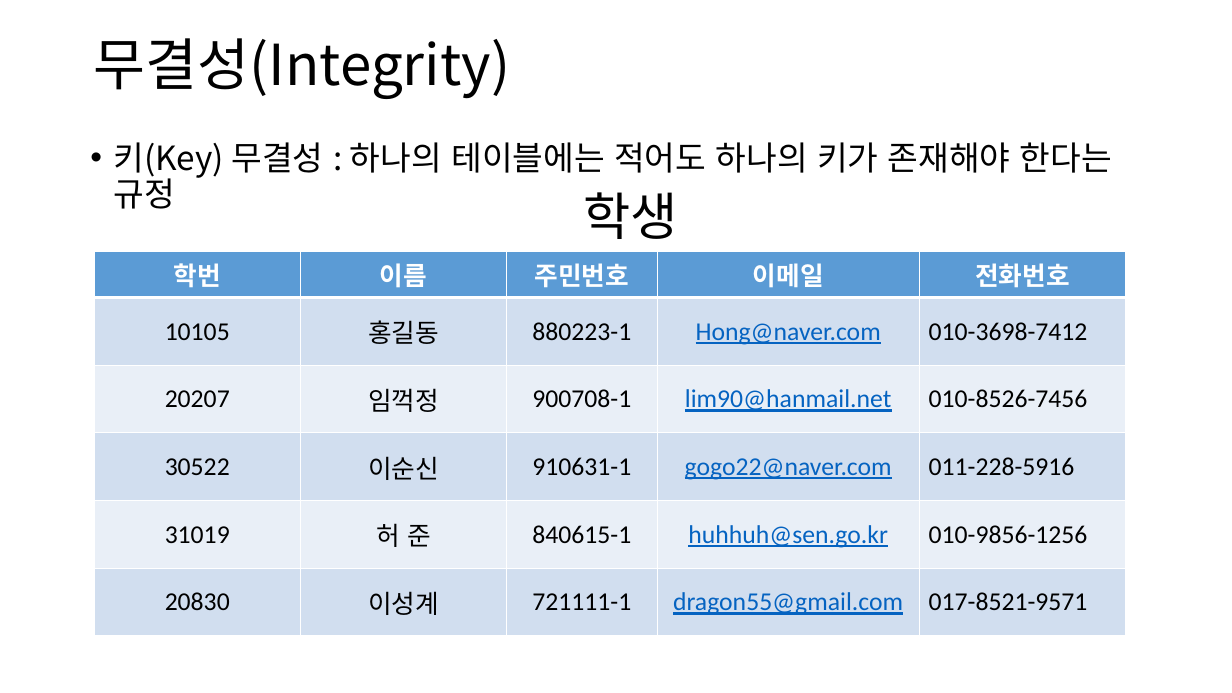
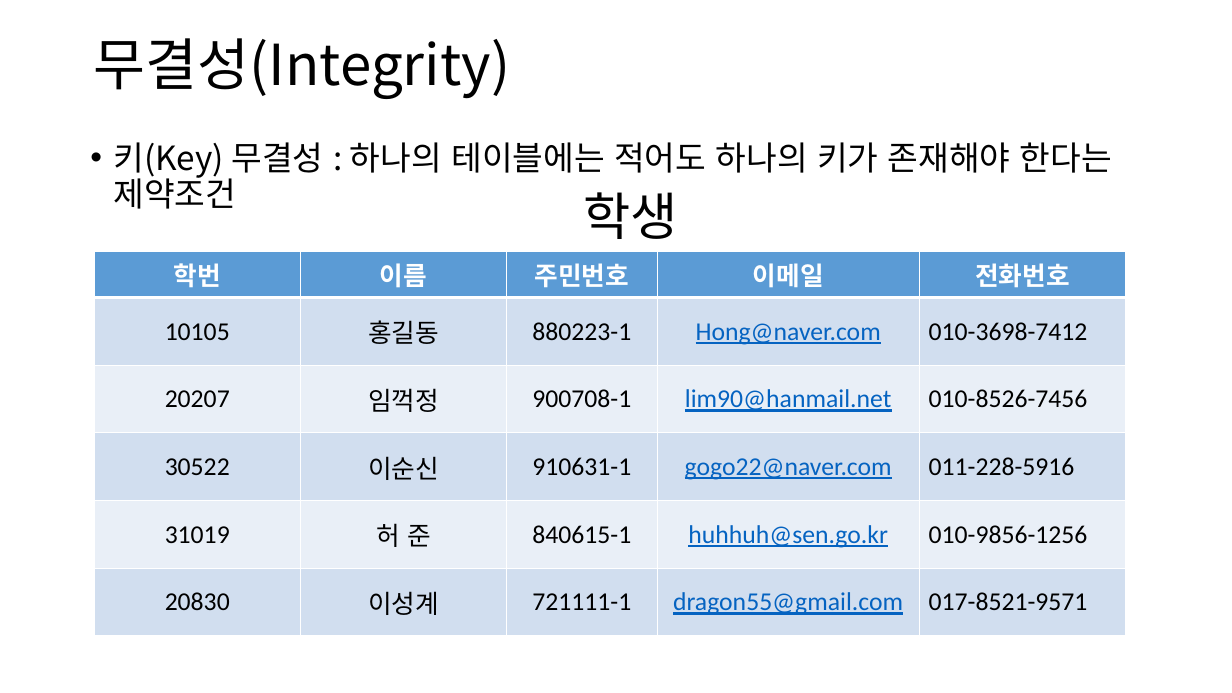
Before and after one commit to lhs501/mirim, a slide deck: slide 11 of schema.pptx. Drawn at 1232x693 pixels with LibreOffice and Linux fonts; fonts in the diff are those of the drawing. Boxes give left, top, right and bottom in pixels: in the first picture for what was removed or moved away, otherwise in the second. Text is boxed around its words. In the diff, an @@ line names an element or a change of style, - is before the commit and + after.

```diff
--- a/schema.pptx
+++ b/schema.pptx
@@ text at (113,142,1112,209): text changed @@
-• 키(Key) 무결성 : 하나의 테이블에는 적어도 하나의 키가 존재해야 한다는 규정
+• 키(Key) 무결성 : 하나의 테이블에는 적어도 하나의 키가 존재해야 한다는 제약조건
```
Also in this commit, not shown: 8 other slides changed, 3 other files.
